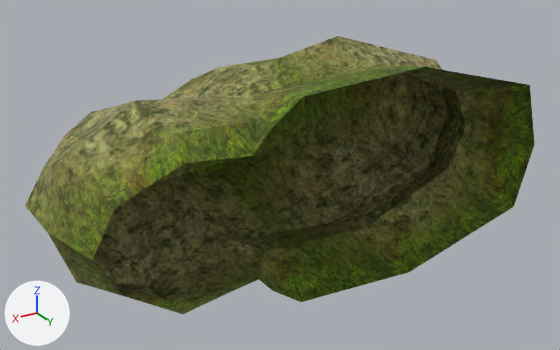
One commit to the OBJ model sceneobjs/huodong_fuben_362/stone/huodong_fuben_362_stone01.obj: the scene before it, then after it.
Rendered twice from a camera (50 mm lens) standing at (393.0, 545.0, 308.0) and looking at (-6.0, -120.0, -25.0). Every picture has the same lights, and +X, +Y and +Z are marked at lower left. Where no turn or scale is listed for an object, it has been applied to the vertices.

Objects in the first picture: 'huodong_fuben_362_stone01'.
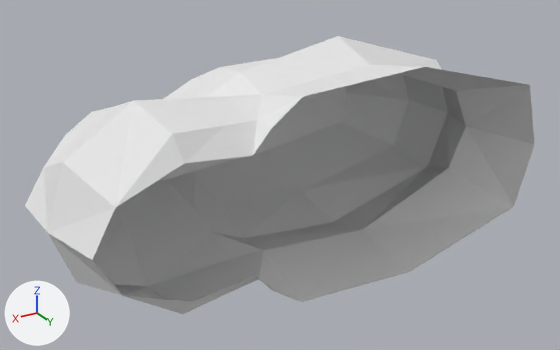
Edits to the scene script, one JSON object a line:
```json
{"op": "add", "block": "mat_material_1_1", "code": ["mat_material_1_1 = principled_material('material_1')", "mat_material_1_1.base_color = (0.8, 0.8, 0.8)  # white #e7e7e7", "mat_material_1_1.roughness = 1.0"]}
{"block": "me_huodong_fuben_362_stone01", "where": "me_huodong_fuben_362_stone01.from_pydata(...)  # 77 vertices, 136 faces; spans x -262.0..262.0, y -274.0..0.0, z -112.0..115.0"}
{"op": "remove", "block": "me_huodong_fuben_362_stone01", "code": "me_huodong_fuben_362_stone01.materials.append(mat_material_1)  # picture img_huodong_fuben_362_stone01_1_png"}
{"op": "add", "block": "me_huodong_fuben_362_stone01", "code": "me_huodong_fuben_362_stone01.materials.append(mat_material_1_1)  # white #e7e7e7"}
```

Changed parts and their boxes (x1, y1, x2, y2) in the pictures (560 x 350 px):
```json
{"object": "huodong_fuben_362_stone01", "change": "recoloured", "before": [25, 36, 535, 314], "after": [25, 36, 535, 314], "on screen": "yellow to white"}
```
